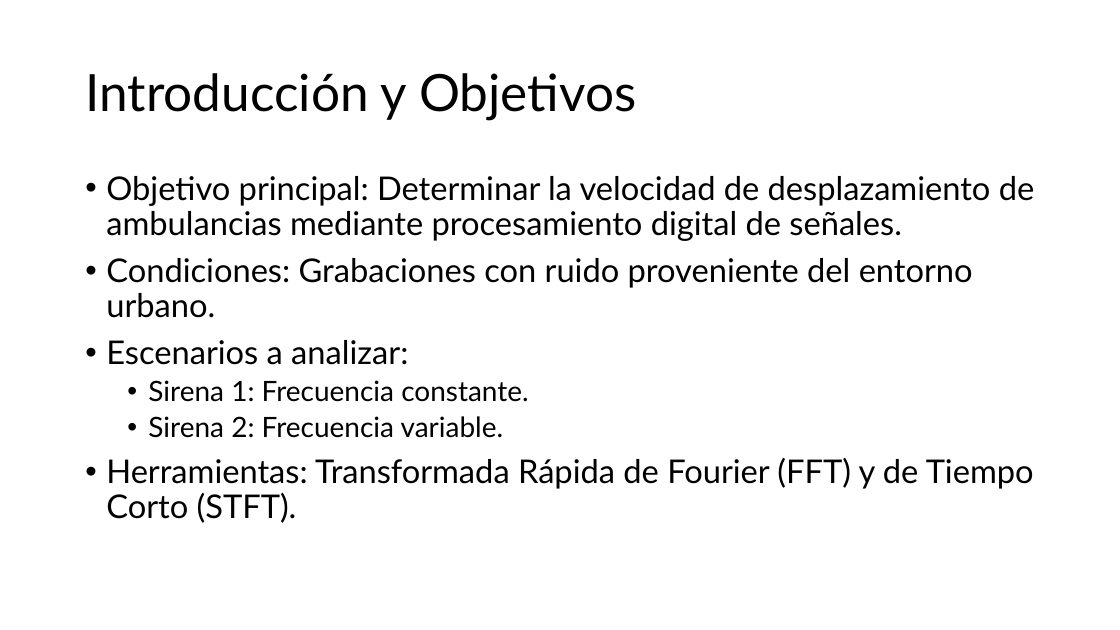
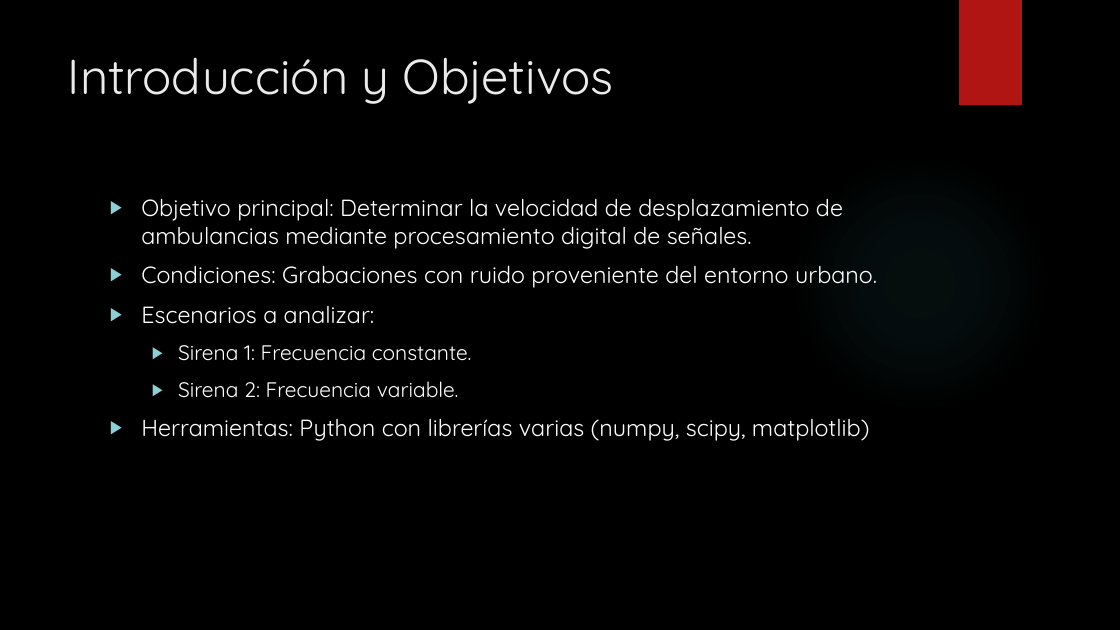
Before and after one commit to pabloDLQ/tp1-analisis-numerico, a slide deck: slide 2 of Presentación/Propuesta TP1 Análisis Numérico.pptx. Drawn at 1120x630 pixels with LibreOffice and Linux fonts; fonts in the diff are those of the drawing; background and template pictures are left out. Boxes give left, top, right and bottom in pixels: in the first picture for what was removed or moved away, otherwise in the second. Text is boxed around its words. In the diff, an @@ line names an element or a change of style, - is before the commit and + after.

Commit message:
Add FFT images, PDFs; remove analizar_item2.py
Replace original siren images with FFT versions, add deliverable and presentation PDFs, and update presentation assets. Changes include: modified Entregable.docx and added Entregable.pdf; removed Imagenes/Sirena1_Original.png and Imagenes/Sirena2_Original.png and added Sirena1_Originalfft.png and Sirena2_Originalfft.png; added Presentación/Guion.docx and Presentación/Guion.pdf; updated Presentación/Propuesta TP1 Análisis Numérico.pptx; and deleted src/analizar_item2.py (obsolete analysis script).

```diff
--- a/Presentación/Propuesta TP1 Análisis Numérico.pptx
+++ b/Presentación/Propuesta TP1 Análisis Numérico.pptx
@@ background #FFFFFF to picture (left out) @@
@@ rectangle added at <box>959,0,1022,105</box>, fill #B01513 @@
@@ title "Introducción y Objetivos": place and size @@
-title "Introducción y Objetivos" at <box>85,73,636,120</box>
+title "Introducción y Objetivos" at <box>68,57,614,104</box>
@@ title "Introducción y Objetivos" at <box>68,57,614,104</box>: size 44 to 42 pt, font Lato to Quicksand, text colour #000000 to #EBEBEB; line spacing 0.9 to 1; vertical alignment middle to top @@
@@ ellipse added at <box>791,154,1049,413</box>, fill gradient #50B9C1 @@
@@ text "Objetivo principal: Determinar la velocidad ...": place and size @@
-text "Objetivo principal: Determinar la velocidad ..." at <box>106,176,1035,523</box>
+text "Objetivo principal: Determinar la velocidad ..." at <box>141,198,877,441</box>
@@ text at <box>141,198,877,398</box>: size 28 to 20 pt in "Objetivo principal: Determinar la velocidad de desplazamient ...", "Condiciones: Grabaciones con ruido proveniente del entorno ...", "Escenarios a analizar:"; font Lato to Quicksand, text colour #000000 to #FFFFFF in "Objetivo principal: Determinar la velocidad de desplazamient ...", "Condiciones: Grabaciones con ruido proveniente del entorno ...", "Escenarios a analizar:", "Sirena 1: Frecuencia constante." and 1 more places; size 24 to 18 pt in "Sirena 1: Frecuencia constante.", "Sirena 2: Frecuencia variable."; bullet • to ▶; line spacing 0.9 to 1; more space between paragraphs @@
@@ text at <box>141,419,870,441</box>: text changed; size 28 to 20 pt; font Lato to Quicksand; text colour #000000 to #FFFFFF @@
-• Herramientas: Transformada Rápida de Fourier (FFT) y de Tiempo Corto (STFT).
+▶ Herramientas: Python con librerías varias (numpy, scipy, matplotlib)
```
Also in this commit, not shown: 6 other slides changed, 7 slides added, 6 slides removed, 9 other files.
